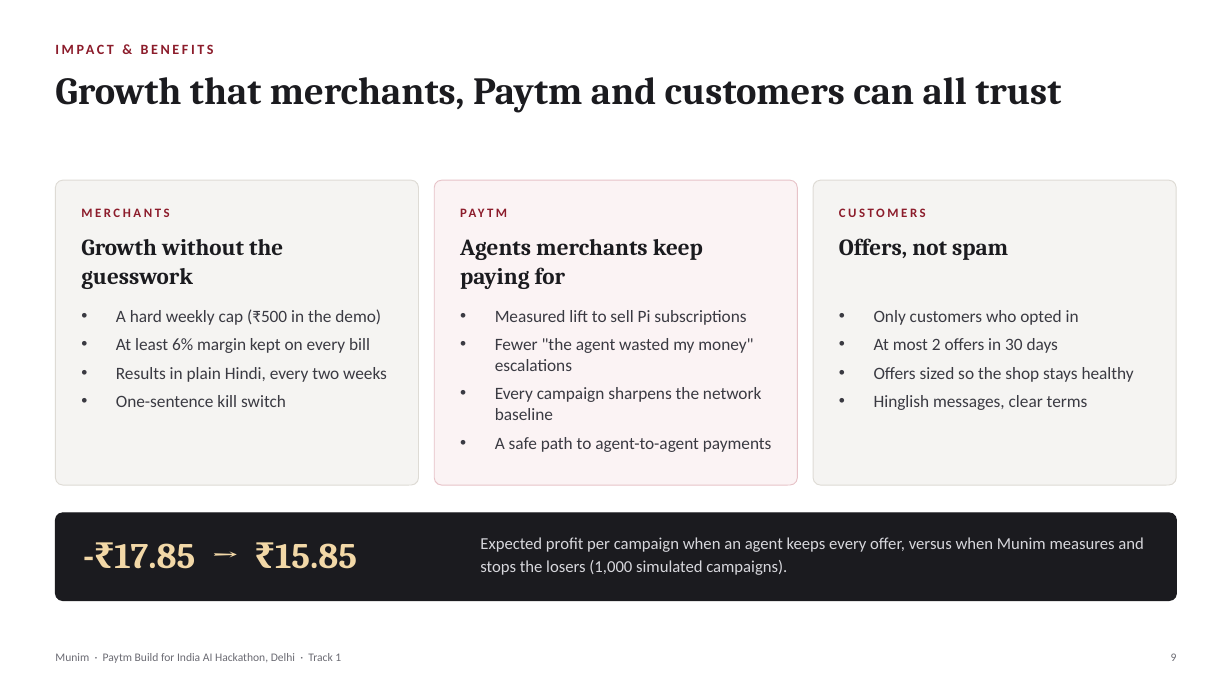
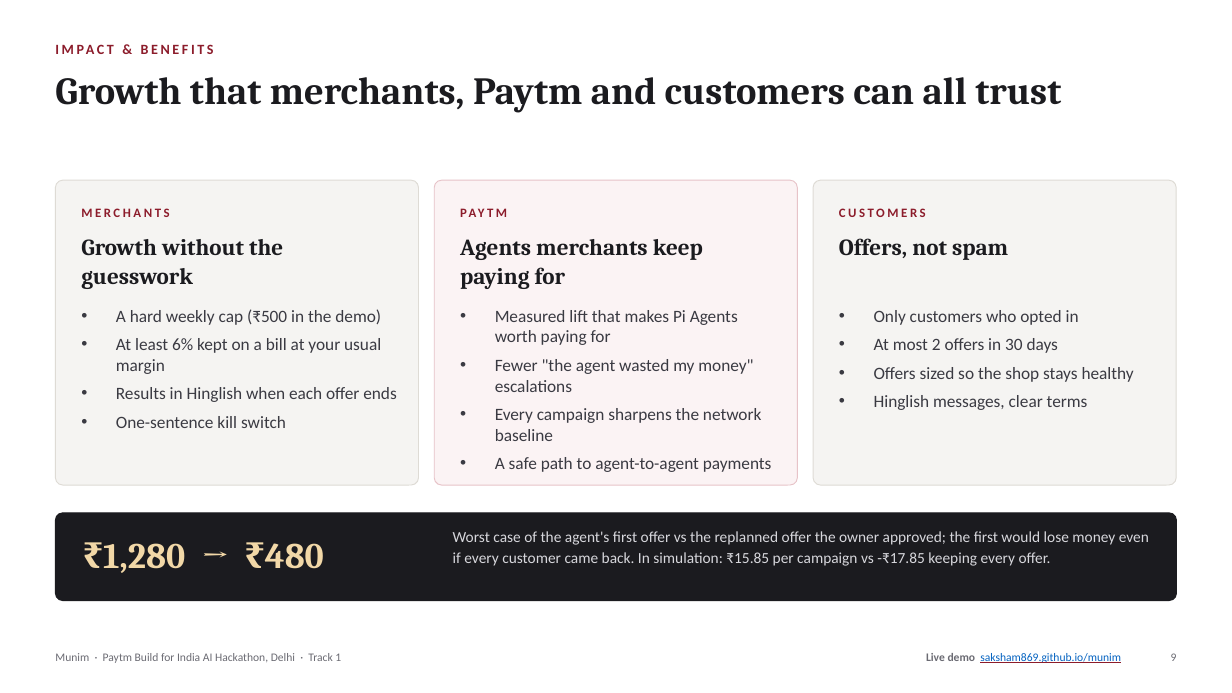
Before and after one commit to saksham869/munim, a slide deck: slide 9 of docs/Munim_Pitch.pptx. Drawn at 1232x693 pixels with LibreOffice and Linux fonts; fonts in the diff are those of the drawing. Boxes give left, top, right and bottom in pixels: in the first picture for what was removed or moved away, otherwise in the second. Text is boxed around its words. In the diff, an @@ line names an element or a change of style, - is before the commit and + after.

```diff
--- a/docs/Munim_Pitch.pptx
+++ b/docs/Munim_Pitch.pptx
@@ text at [495, 310, 738, 345]: text changed @@
-• Measured lift to sell Pi subscriptions
+• Measured lift that makes Pi Agents worth paying for
@@ text at [116, 338, 396, 402]: text changed @@
-• At least 6% margin kept on every bill
-• Results in plain Hindi, every two weeks
+• At least 6% kept on a bill at your usual margin
+• Results in Hinglish when each offer ends
@@ text added at [453, 531, 1149, 566], 12 pt, text #D7D7DC @@
+Worst case of the agent's first offer vs the replanned offer the owner approved; the first would lose money even if every customer came back. In simulation: ₹15.85 per campaign vs -₹17.85 keeping every offer.
@@ text removed at [480, 537, 1144, 575] @@
-Expected profit per campaign when an agent keeps every offer, versus when Munim measures and stops the losers (1,000 simulated campaigns).
@@ text at [103, 543, 324, 573]: text changed @@
--₹17.85 → ₹15.85
+₹1,280 → ₹480
@@ text added at [926, 653, 1121, 663], 9 pt, text #0563C1, underline @@
+Live demo saksham869.github.io/munim
```
Also in this commit, not shown: 10 other slides changed, 51 other files.
